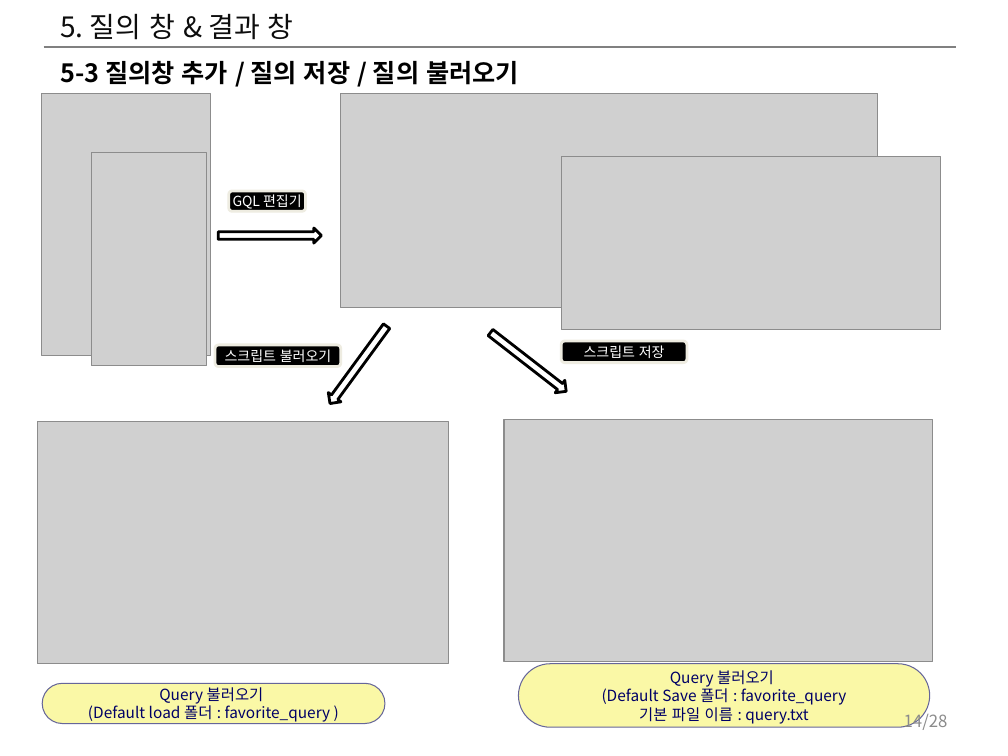
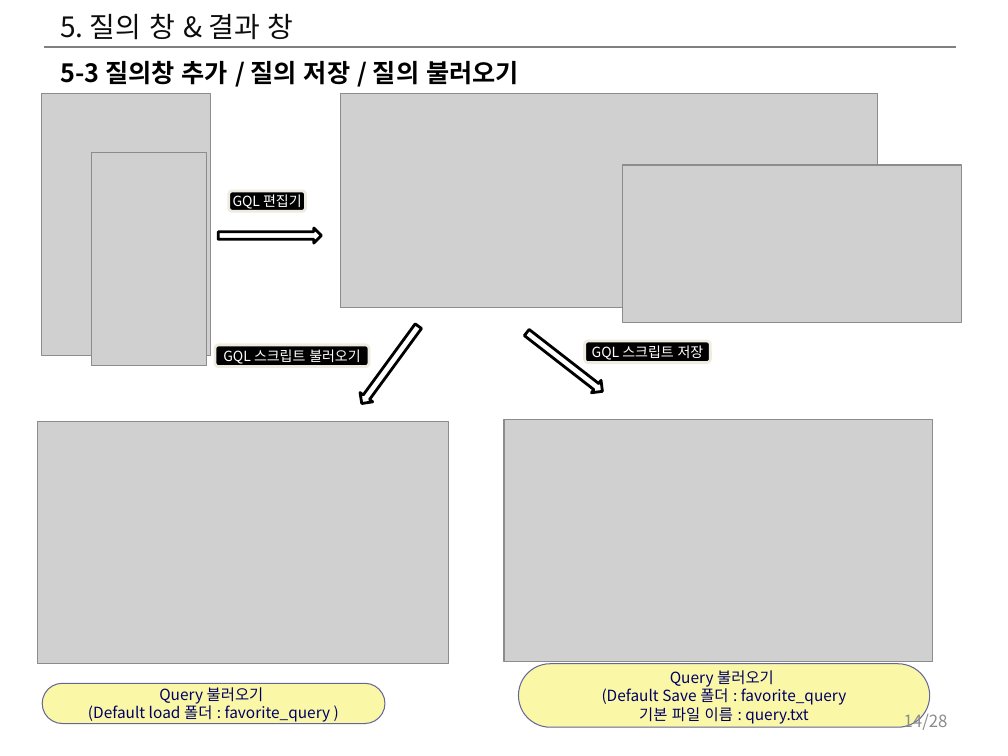
Before and after one commit to hwany7seo/gdbms_document, a slide deck: slide 14 of mockup/시각화도구_UI_UX_기획서.pptx. Drawn at 1008x756 pixels with LibreOffice and Linux fonts; fonts in the diff are those of the drawing; grey boxes stand for pictures. Boxes give left, top, right and bottom in pixels: in the first picture for what was removed or moved away, otherwise in the second. Text is boxed around its words. In the diff, an @@ line names an element or a change of style, - is before the commit and + after.

```diff
--- a/mockup/시각화도구_UI_UX_기획서.pptx
+++ b/mockup/시각화도구_UI_UX_기획서.pptx
@@ picture: place and size @@
-picture at <box>561,156,941,330</box>
+picture at <box>623,165,962,323</box>
@@ right arrow: place and size @@
-right arrow at <box>324,321,393,408</box>
+right arrow at <box>355,321,424,408</box>
@@ right arrow: place and size @@
-right arrow at <box>486,326,571,398</box>
+right arrow at <box>522,326,608,398</box>
@@ rounded rectangle "GQL 스크립트 불러오기": place and size @@
-rounded rectangle "GQL 스크립트 불러오기" at <box>215,345,341,366</box>
+rounded rectangle "GQL 스크립트 불러오기" at <box>215,345,369,366</box>
@@ text in rounded rectangle at <box>223,349,360,364</box>: text changed @@
-스크립트 불러오기
+GQL 스크립트 불러오기
@@ rounded rectangle "GQL 스크립트 저장": place and size @@
-rounded rectangle "GQL 스크립트 저장" at <box>561,341,687,362</box>
+rounded rectangle "GQL 스크립트 저장" at <box>585,341,711,362</box>
@@ text in rounded rectangle at <box>592,345,704,360</box>: text changed @@
-스크립트 저장
+GQL 스크립트 저장
```
Also in this commit, not shown: 16 other slides changed, 1 slide added, 7 other files.
